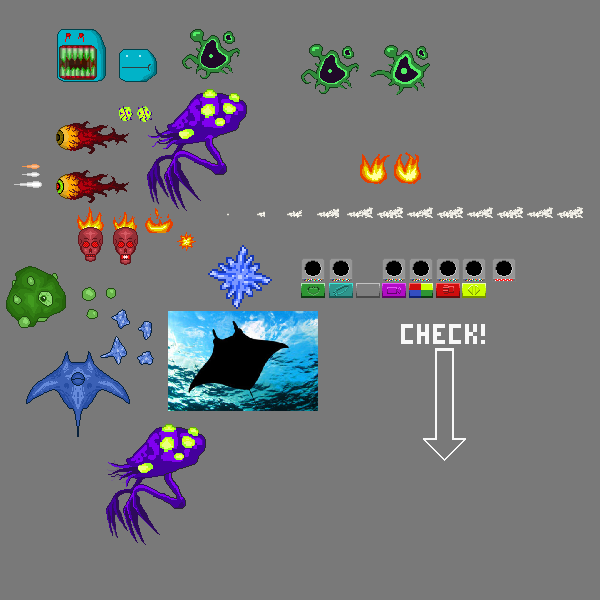
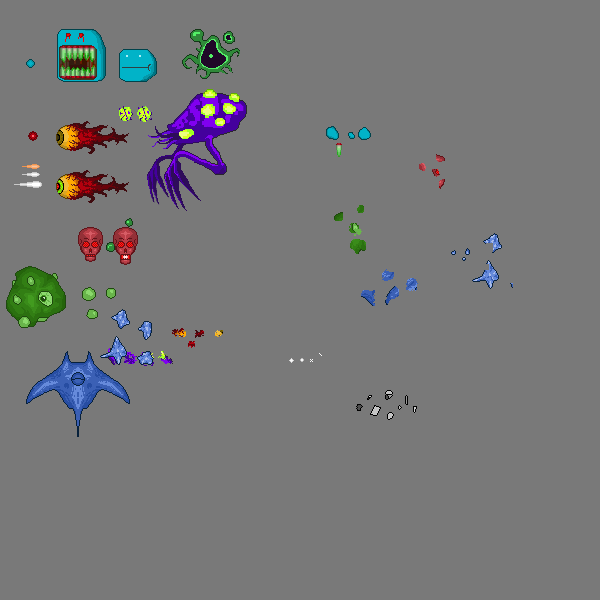
Layer changes from the first (600, 600) image to the second:
renamed "ref #1" to "eagle", hid it, painted on it over [77, 81, 568, 411]
hid "Pasted Layer" over [227, 152, 583, 219]
hid group "Squid group" (4 layers) over [106, 423, 206, 545]
hid "consoles" over [301, 258, 516, 461]
hid group "Amoeba group" (1 layers) over [301, 44, 430, 95]
hid "fire" over [77, 207, 196, 251]
showed "giblets", painted on it over [26, 59, 513, 420]
